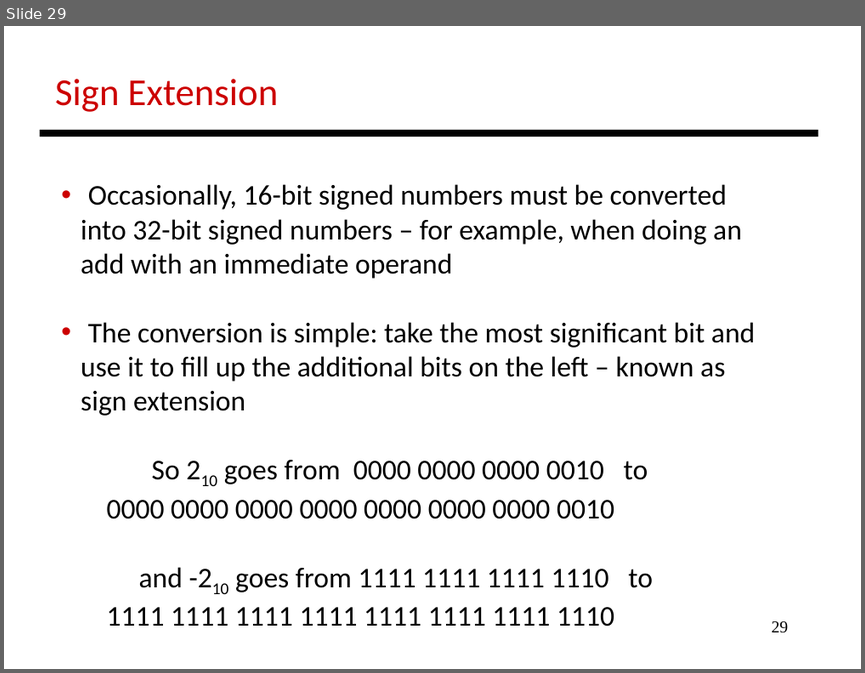
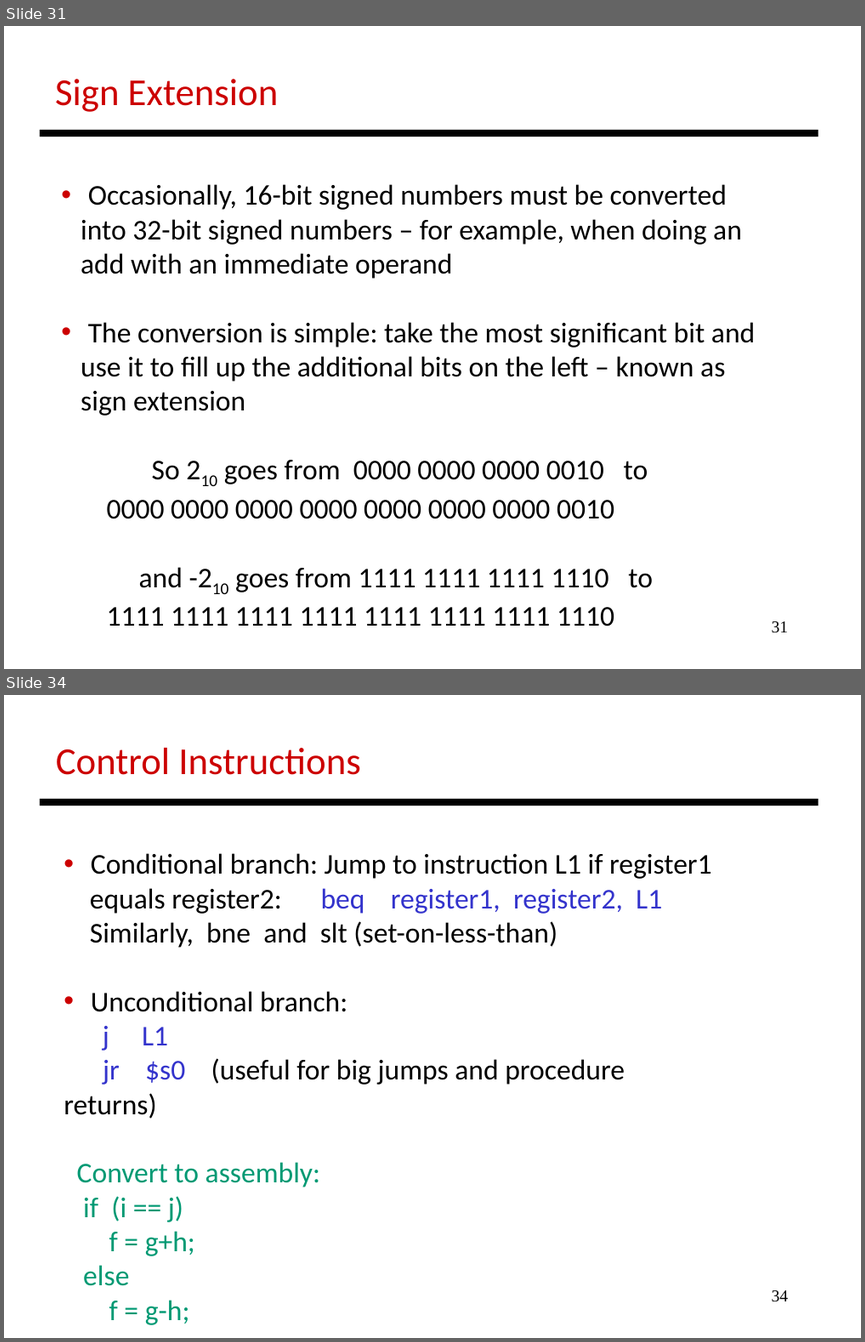
Before and after one commit to antonburtsev/cs3810, a slide deck: lectures/lecture04-mips/lecture-04-mips.odp. Shown one above the other, each under a label of ours: slide 29 before the commit, slides 31 and 34 after it; the slides between them are not shown. The pictures are 865x673 and 865x1342 pixels, drawn with LibreOffice and Linux fonts; fonts in the diff are those of the drawing. Boxes give left, top, right and bottom in pixels: in the first picture for what was removed or moved away, otherwise in the second. Text is boxed around its words. In the diff, an @@ line names an element or a change of style, - is before the commit and + after.

```diff
--- a/lectures/lecture04-mips/lecture-04-mips.odp
+++ b/lectures/lecture04-mips/lecture-04-mips.odp
@@ slide 34 added at (4, 695, 861, 1338), background #FFFFFF @@
@@ text added at (56, 748, 360, 775), 32 pt, text #CC0000 @@
+Control Instructions
@@ line added from (40, 802) to (818, 802), #000000 6.01 pt @@
@@ text added at (64, 853, 712, 1286), 24 pt, text #000000 @@
+• Conditional branch: Jump to instruction L1 if register1
+equals register2: beq register1, register2, L1
+Similarly, bne and slt (set-on-less-than)
+• Unconditional branch:
+j L1
+jr $s0 (useful for big jumps and procedure returns)
+Convert to assembly:
+if (i == j)
+f = g+h;
+else
+f = g-h;
@@ page number added at (772, 1290, 789, 1302), 14 pt, text #000000 @@
+34
@@ what was slide 29 is now slide 31 @@
@@ page number at (772, 621, 789, 633): text changed @@
-29
+31
```
Also in this commit, not shown: 3 slides changed, 8 other slides added, 1 slide removed, 1 other file.
